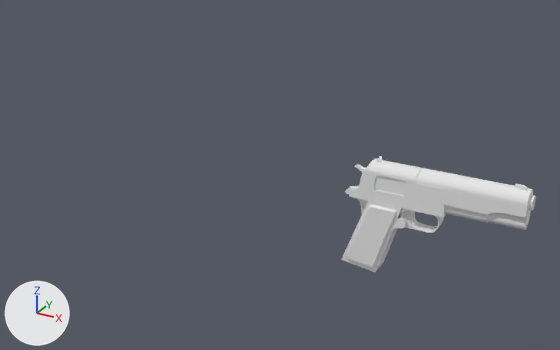
An edit to the OBJ model Year3-Game/Assets/Models/Guns/M1911 - Texturing.obj, drawn before and after from the same camera.
The view is the same before and after, from a camera (50 mm lens) standing at (0.289, -0.756, 0.336) and looking at (-0.161, 0.062, -0.073). Every picture has the same lights, and +X, +Y and +Z are marked at lower left. Where no turn or scale is listed for an object, it has been applied to the vertices.
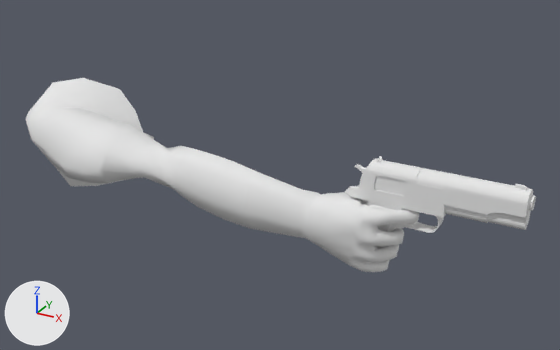
Diff of the bpy script that builds the scene:
```diff
--- a/Year3-Game/Assets/Models/Guns/M1911 - Texturing.obj.py
+++ b/Year3-Game/Assets/Models/Guns/M1911 - Texturing.obj.py
@@ me_cube_000 @@
 # used by ob_cube_000; location = (0.0, 0.0, 0.0)
-me_cube_000.from_pydata(...)  # 1982 vertices, 1801 faces; spans x -0.039..0.171, y -0.016..0.016, z -0.134..0.006
+me_cube_000.from_pydata(...)  # 2625 vertices, 2442 faces; spans x -0.598..0.171, y -0.05..0.108, z -0.165..0.006
+# me_cube_000 part 1: a new loose piece of 643 vertices spanning x -0.598..0.053, y -0.05..0.108, z -0.165..0.006, in mat_material_002 (white #e7e7e7)
 me_cube_000.materials.append(mat_material)
 me_cube_000.materials.append(mat_material_002)
-me_cube_000.materials.append(mat_material_003)  # white #e7e7e7
-me_cube_000.materials.append(mat_material_001)  # white #e7e7e7
```

Where the change shows, as pixel boxes (x1, y1, x2, y2) in the pictures (560 x 350 px):
'Cube.000', reshaped (161% wider, 67% taller): before (341, 156, 536, 272); after (26, 78, 536, 272)
part 1 of me_cube_000, added: after (26, 78, 419, 272)
